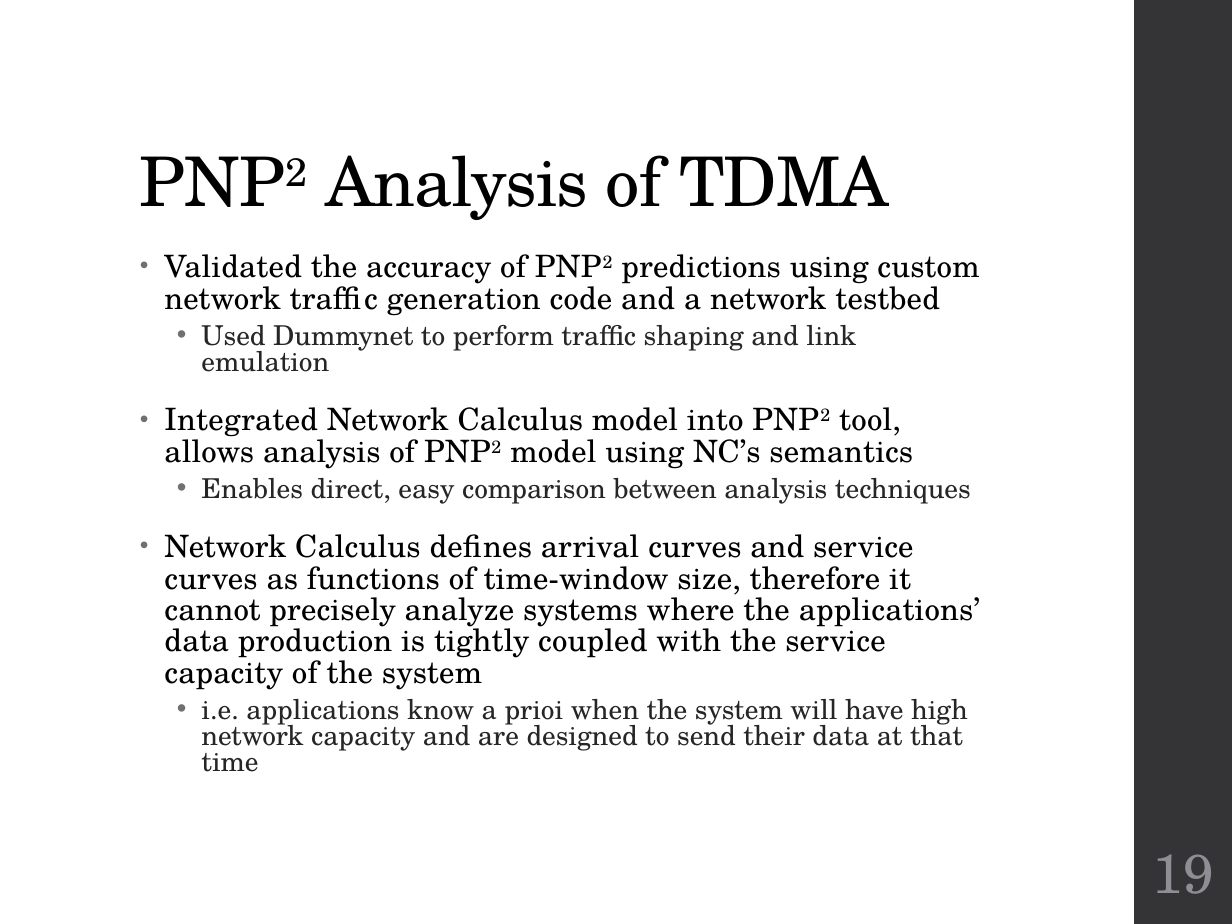
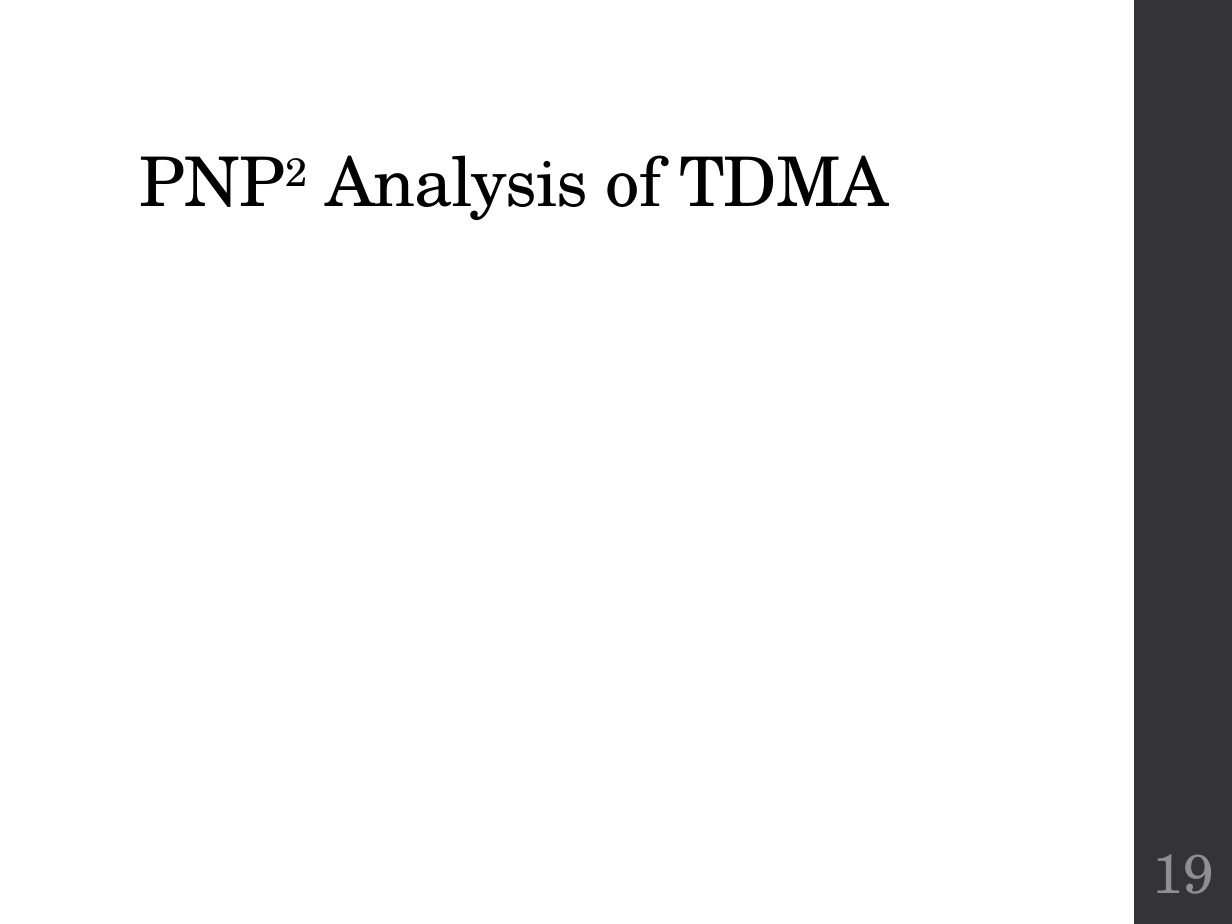
Before and after one commit to finger563/cbsat, a slide deck: slide 19 of thesis/Defense.pptx. Drawn at 1232x924 pixels with LibreOffice and Linux fonts; fonts in the diff are those of the drawing; grey boxes stand for pictures. Boxes give left, top, right and bottom in pixels: in the first picture for what was removed or moved away, otherwise in the second. Text is boxed around its words. In the diff, an @@ line names an element or a change of style, - is before the commit and + after.

Commit message:
updated slides about tdma

```diff
--- a/thesis/Defense.pptx
+++ b/thesis/Defense.pptx
@@ text removed at [164, 254, 980, 772] @@
-• Validated the accuracy of PNP2 predictions using custom network traffic generation code and a network testbed
-  • Used Dummynet to perform traffic shaping and link emulation
-• Integrated Network Calculus model into PNP2 tool, allows analysis of PNP2 model using NC’s semantics
-  • Enables direct, easy comparison between analysis techniques
-• Network Calculus defines arrival curves and service curves as functions of time-window size, therefore it cannot precisely analyze systems where the applications’ data production is tightly coupled with the service capacity of the system
-  • i.e. applications know a prioi when the system will have high network capacity and are designed to send their data at that time
```
Also in this commit, not shown: 1 slide added, 1 slide removed.
